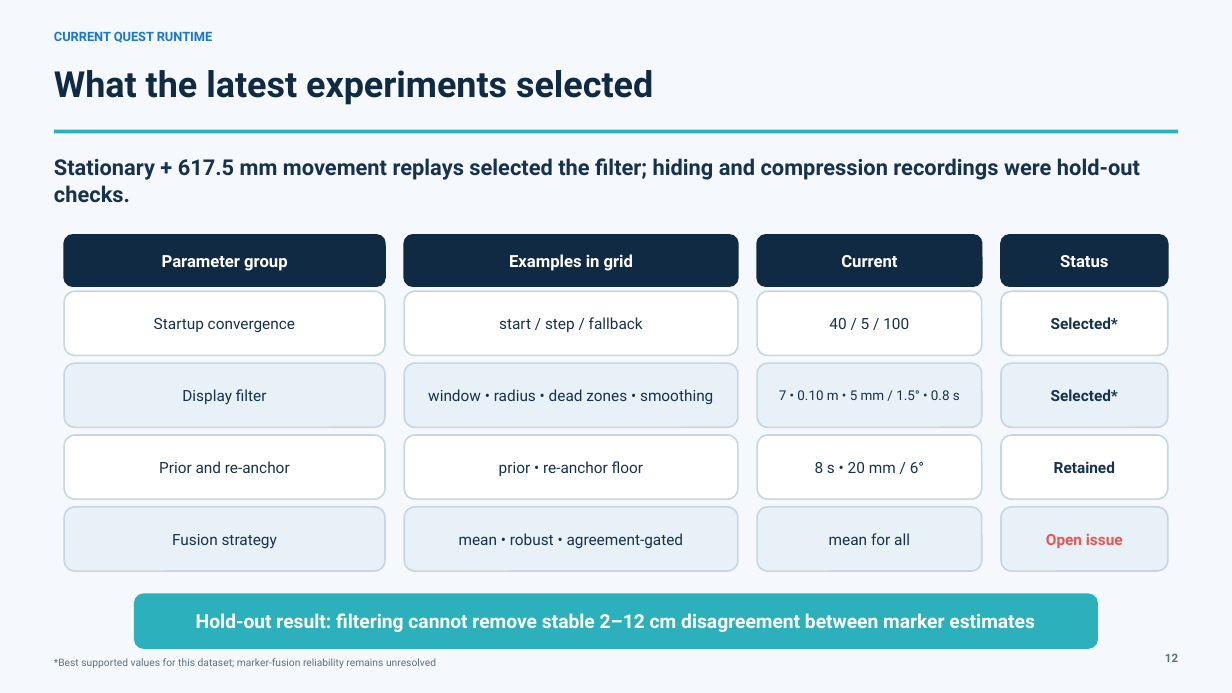
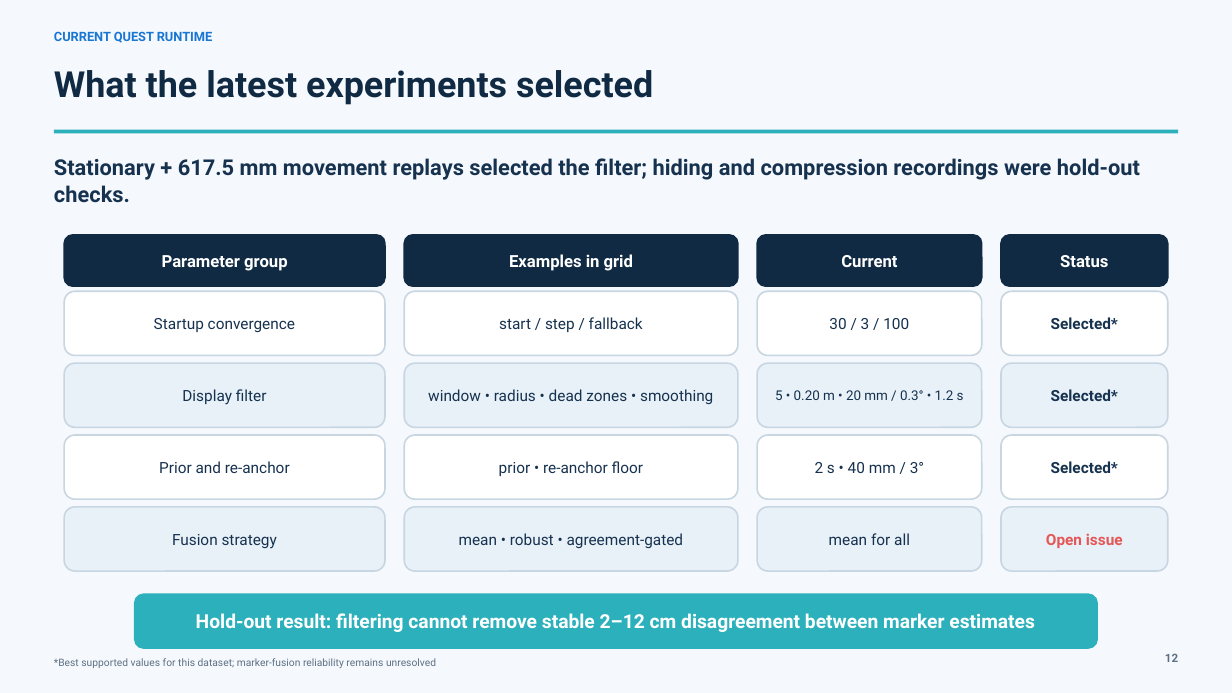
Before and after one commit to ardrabauldwin/quest-aruco-avatar, a slide deck: slide 11 of docs/Quest_Avatar_Placement_Algorithm_NaReT_Current_2026-09-05.pptx. Drawn at 1232x693 pixels with LibreOffice and Linux fonts; fonts in the diff are those of the drawing. Boxes give left, top, right and bottom in pixels: in the first picture for what was removed or moved away, otherwise in the second. Text is boxed around its words. In the diff, an @@ line names an element or a change of style, - is before the commit and + after.

```diff
--- a/docs/Quest_Avatar_Placement_Algorithm_NaReT_Current_2026-09-05.pptx
+++ b/docs/Quest_Avatar_Placement_Algorithm_NaReT_Current_2026-09-05.pptx
@@ text in rounded rectangle at <box>829,318,909,329</box>: text changed @@
-40 / 5 / 100
+30 / 3 / 100
@@ text in rounded rectangle at <box>775,390,964,400</box>: text changed @@
-7 • 0.10 m • 5 mm / 1.5° • 0.8 s
+5 • 0.20 m • 20 mm / 0.3° • 1.2 s
@@ text in rounded rectangle at <box>815,462,924,473</box>: text changed @@
-8 s • 20 mm / 6°
+2 s • 40 mm / 3°
@@ text in rounded rectangle at <box>1051,461,1118,473</box>: text changed @@
-Retained
+Selected*
```
Also in this commit, not shown: 7 other slides changed, 6 other files.
